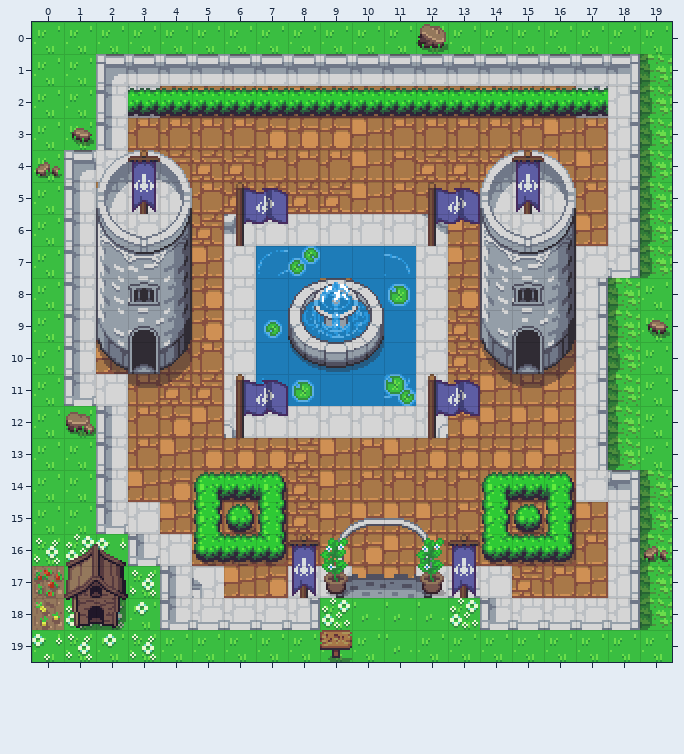
Two versions of a level (Tiled map, maps/shrine1.tmx). Above, as it was before the edit.
Cells are 16x16 px. Shown: x 0..19, y 0..19.
Once edited:
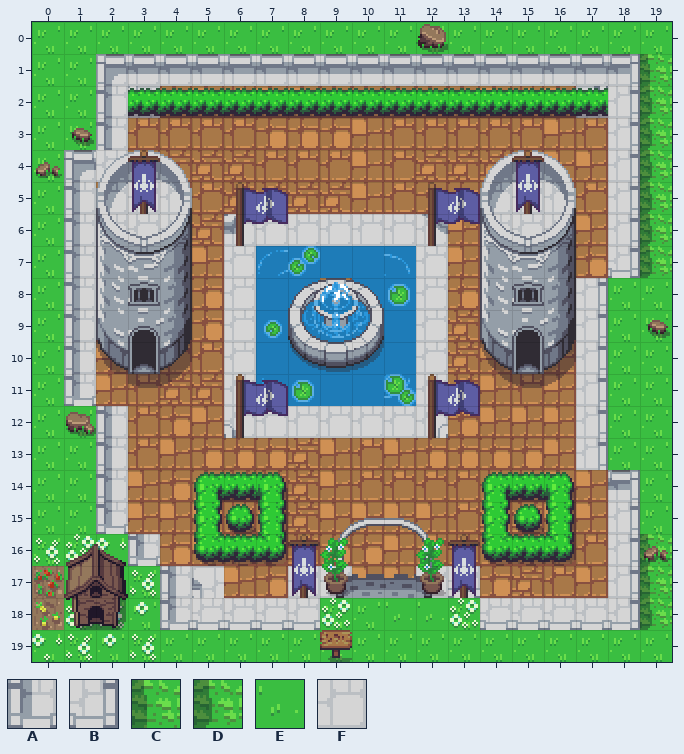
Key: from "Overworld": A 102, B 104, C 211, D 251, E 405, F 881.
_ is an empty cell.
Tiles replaced or removed in this view: A, B, C, D, E, F.
What changed:
Changed rows in their new state; . is an unchanged cell.
Layer "Objects":
first column x 2:
 7 ..............._..
 8 ................_.
 9 ................_.
10 ................_.
11 _..............._.
12 ................_.
13 ................_.
14 ..............._._
15 ._..............._
16 .._...............
17 ............_.....
18 ......_._..._.....
19 ........._........
Where, in picture pixels (left, top, right, bottom), the same in both pictures:
removed: (576, 246, 672, 534)
removed: (96, 374, 128, 406)
removed: (128, 502, 192, 566)
removed: (480, 566, 512, 630)
removed: (290, 598, 320, 630)
removed: (354, 602, 412, 662)
